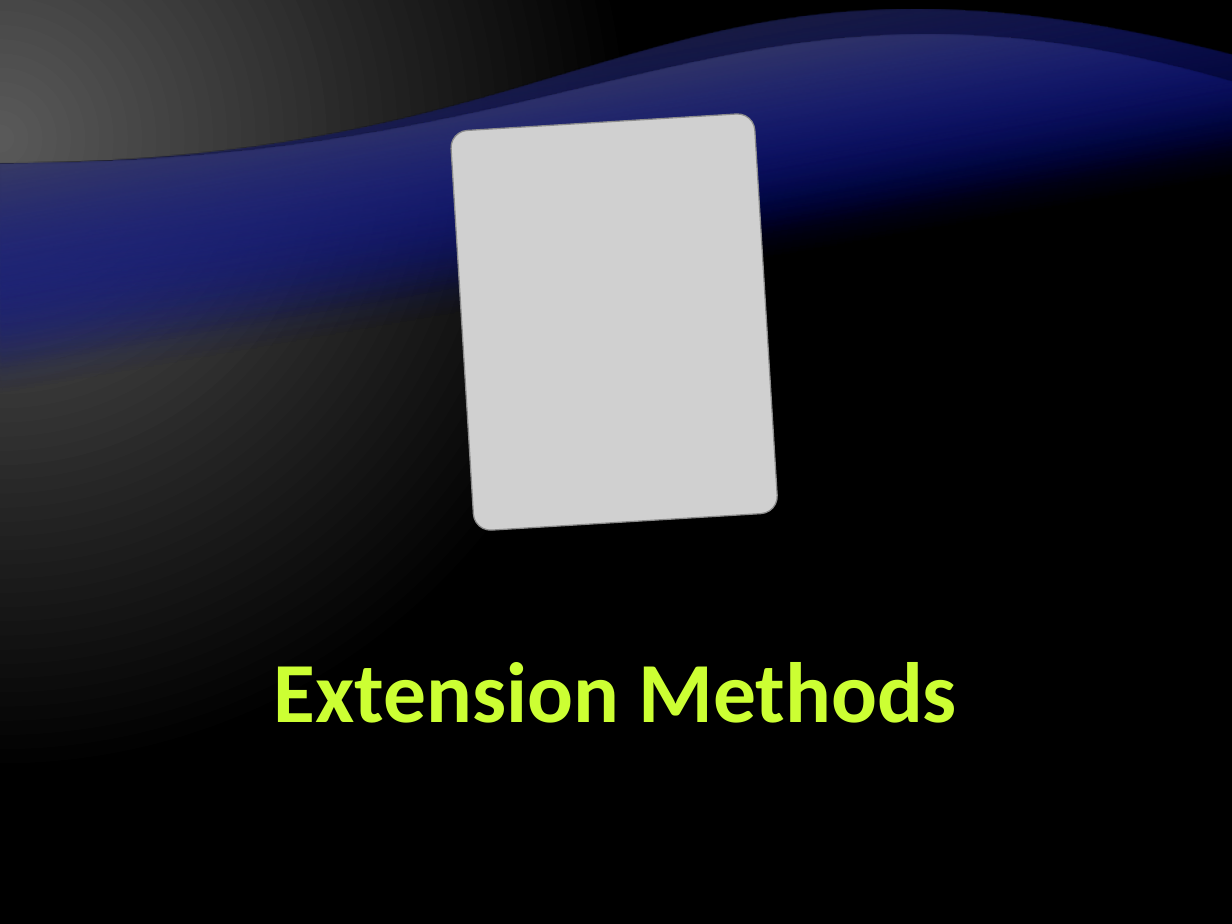
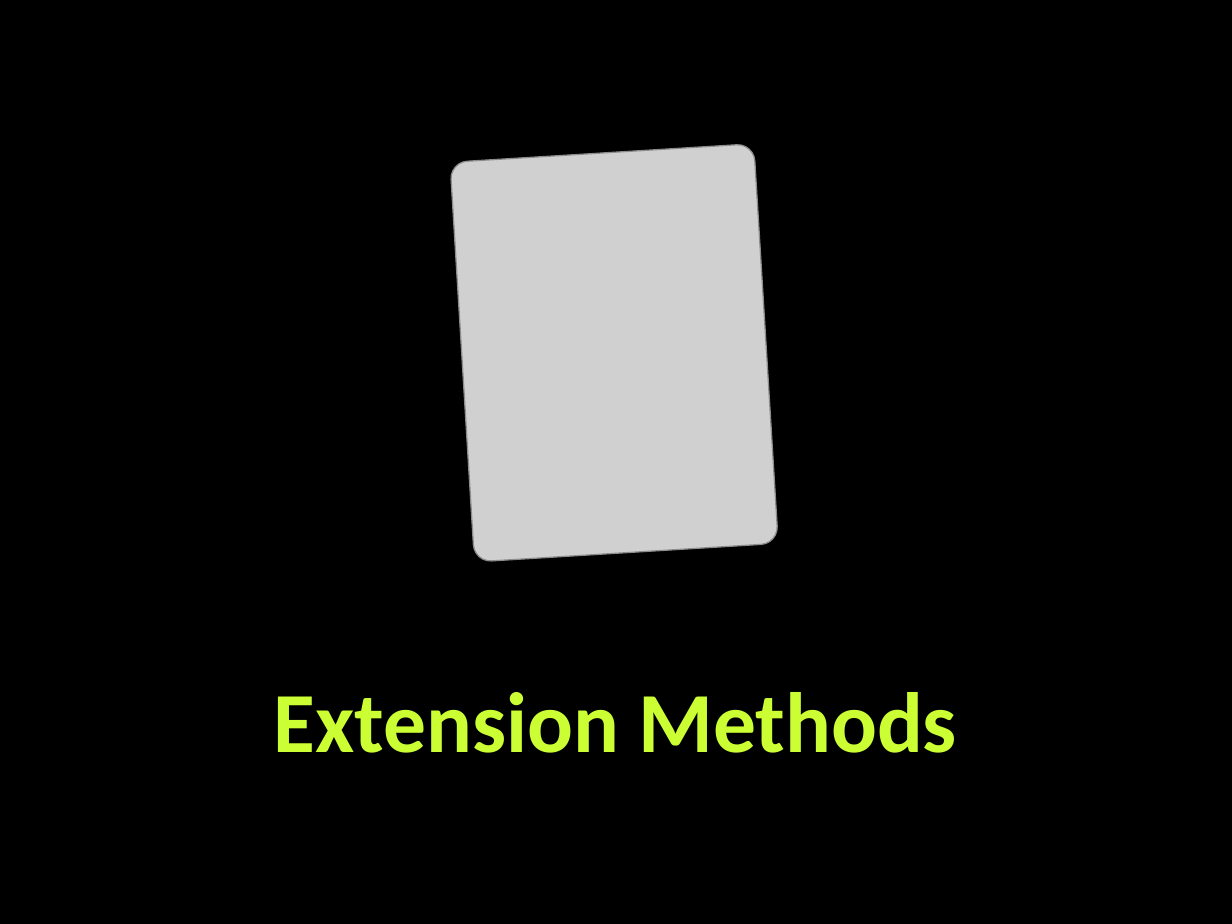
Before and after one commit to zlatkov/Telerik-Academy, a slide deck: slide 3 of C#OOP/Extension-Methods-Delegates-Lambda-LINQ.pptx. Drawn at 1232x924 pixels with LibreOffice and Linux fonts; fonts in the diff are those of the drawing; grey boxes stand for pictures; background and template pictures are left out. Boxes give left, top, right and bottom in pixels: in the first picture for what was removed or moved away, otherwise in the second. Text is boxed around its words. In the diff, an @@ line names an element or a change of style, - is before the commit and + after.

Commit message:
Added the new tasks to Extension Methods, Delegates,....

```diff
--- a/C#OOP/Extension-Methods-Delegates-Lambda-LINQ.pptx
+++ b/C#OOP/Extension-Methods-Delegates-Lambda-LINQ.pptx
@@ background gradient #595959 to #000000 to picture (left out) @@
@@ freeform shape removed at box(0, 55, 1232, 804) @@
@@ freeform shape removed at box(0, 55, 1232, 804) @@
@@ freeform shape removed at box(0, 83, 1232, 686) @@
@@ freeform shape removed at box(0, 83, 1232, 686) @@
@@ picture: place and size @@
-picture at box(450, 113, 778, 531)
+picture at box(450, 144, 778, 562)
@@ title "Extension Methods": place and size @@
-title "Extension Methods" at box(274, 662, 957, 723)
+title "Extension Methods" at box(274, 692, 957, 753)
```
Also in this commit, not shown: 28 other slides changed, 22 slides added, 1 slide removed, 13 other files.
